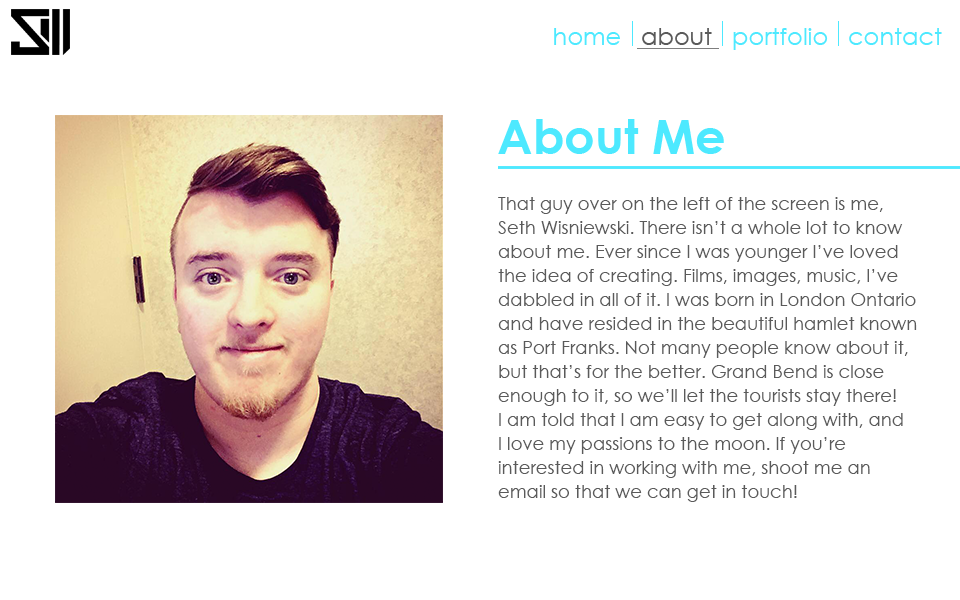
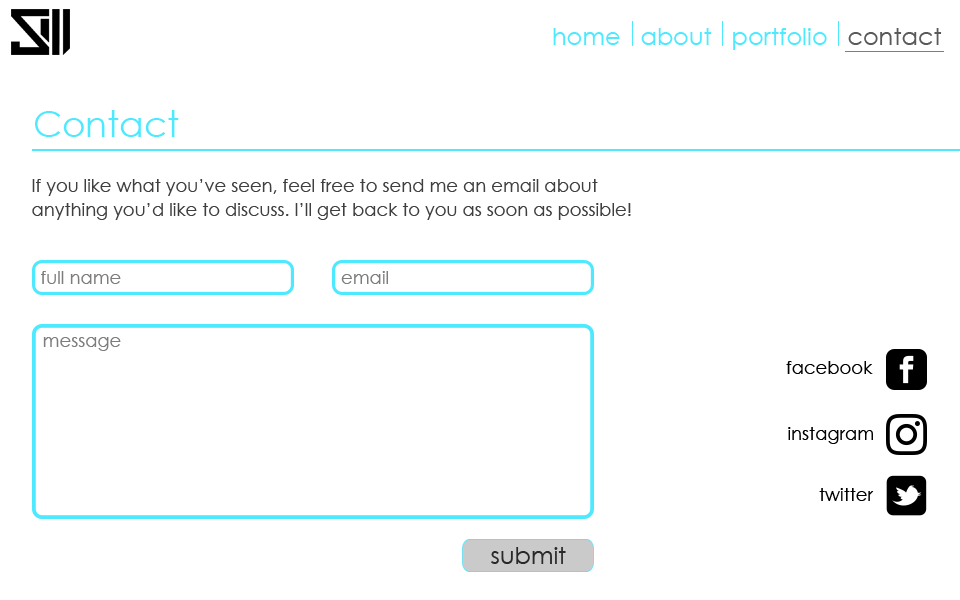
Comparing the layer stacks of the two (960, 600) images. Changes:
hid group "about-page" (1st of 2) (15 layers) over [left=32, top=28, right=960, bottom=572]
hid group "portfolio-gallery" (15 layers) over [left=32, top=28, right=960, bottom=572]
hid group "portfolio" (31 layers) over [left=32, top=28, right=960, bottom=572]
